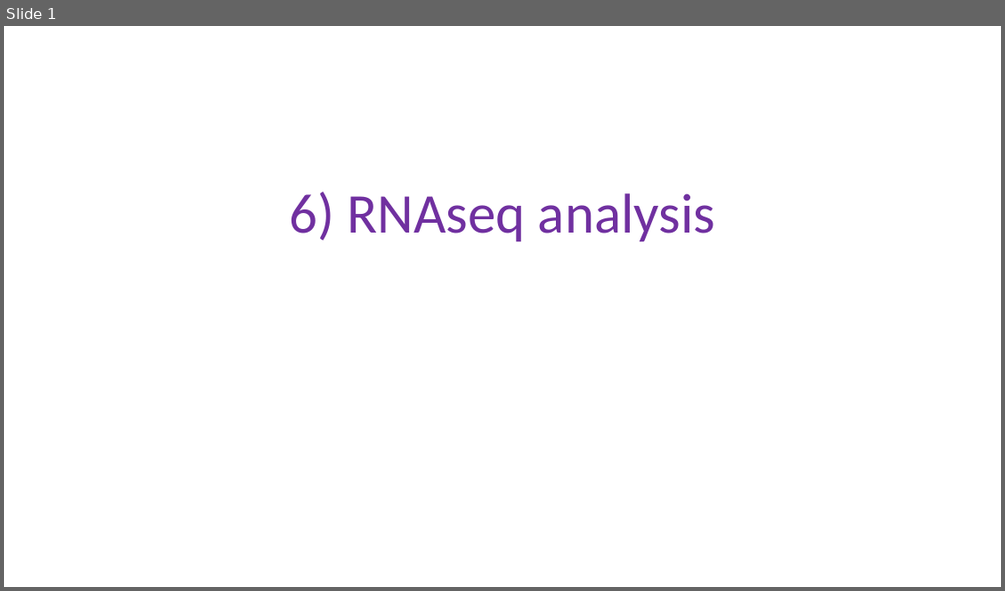
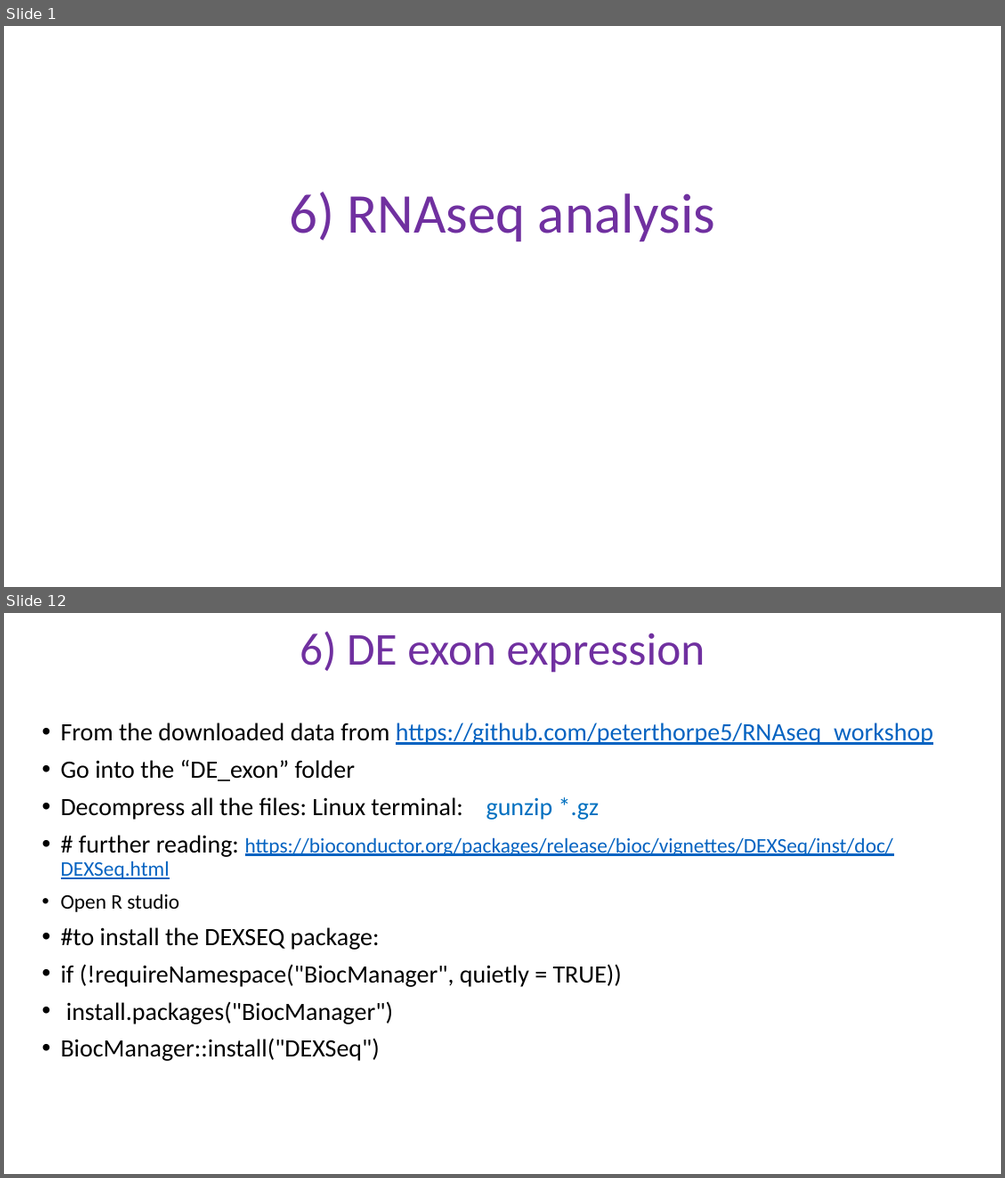
Before and after one commit to schlogl2017/RNAseq_workshop, a slide deck: powerpoint/6_RNAseq_DE.pptx. Shown one above the other, each under a label of ours: slide 1 before the commit, slides 1 and 12 after it; the slides between them are not shown. The pictures are 1005x591 and 1005x1178 pixels, drawn with LibreOffice and Linux fonts; fonts in the diff are those of the drawing. Boxes give left, top, right and bottom in pixels: in the first picture for what was removed or moved away, otherwise in the second. Text is boxed around its words. In the diff, an @@ line names an element or a change of style, - is before the commit and + after.

```diff
--- a/powerpoint/6_RNAseq_DE.pptx
+++ b/powerpoint/6_RNAseq_DE.pptx
@@ slide 12 added at (4,613,1001,1174), background #FFFFFF @@
@@ title added at (299,632,705,673), 44 pt, text #7030A0 @@
+6) DE exon expression
@@ text added at (61,722,933,1061), 24 pt, text #000000 @@
+• From the downloaded data from https://github.com/peterthorpe5/RNAseq_workshop
+• Go into the “DE_exon” folder
+• Decompress all the files: Linux terminal: gunzip *.gz
+• # further reading: https://bioconductor.org/packages/release/bioc/vignettes/DEXSeq/inst/doc/DEXSeq.html
+• Open R studio
+• #to install the DEXSEQ package:
+• if (!requireNamespace("BiocManager", quietly = TRUE))
+• install.packages("BiocManager")
+• BiocManager::install("DEXSeq")
```
Also in this commit, not shown: 1 slide changed, 17 other slides added, 19 slides removed, 6 other files.
